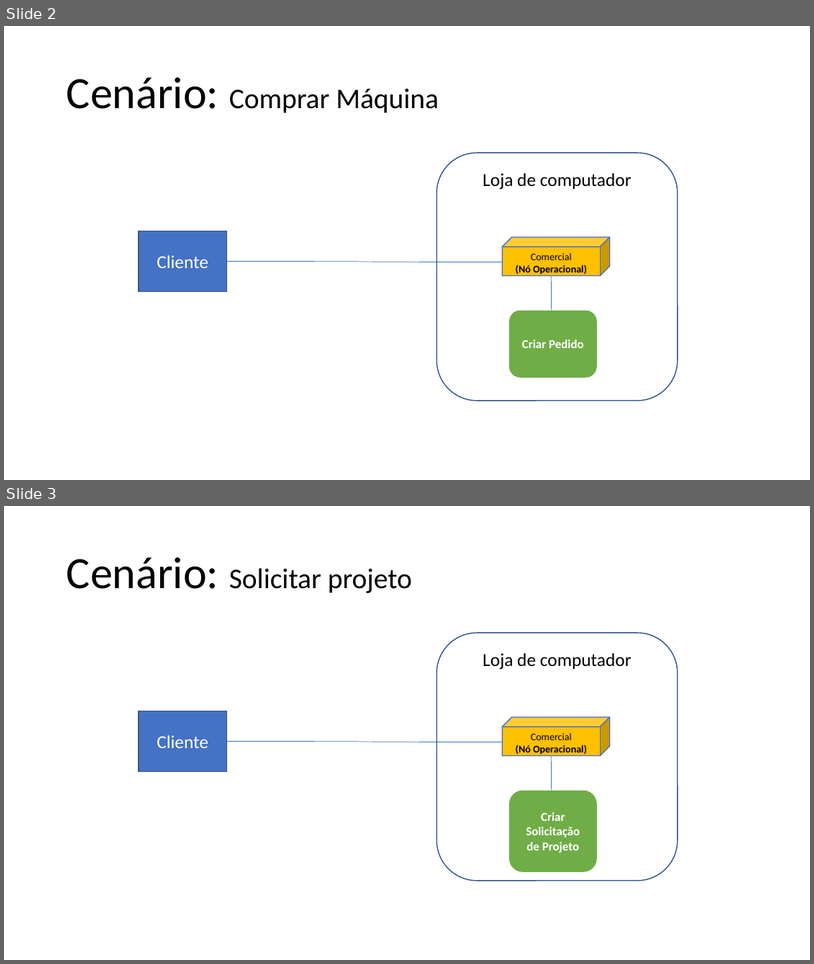
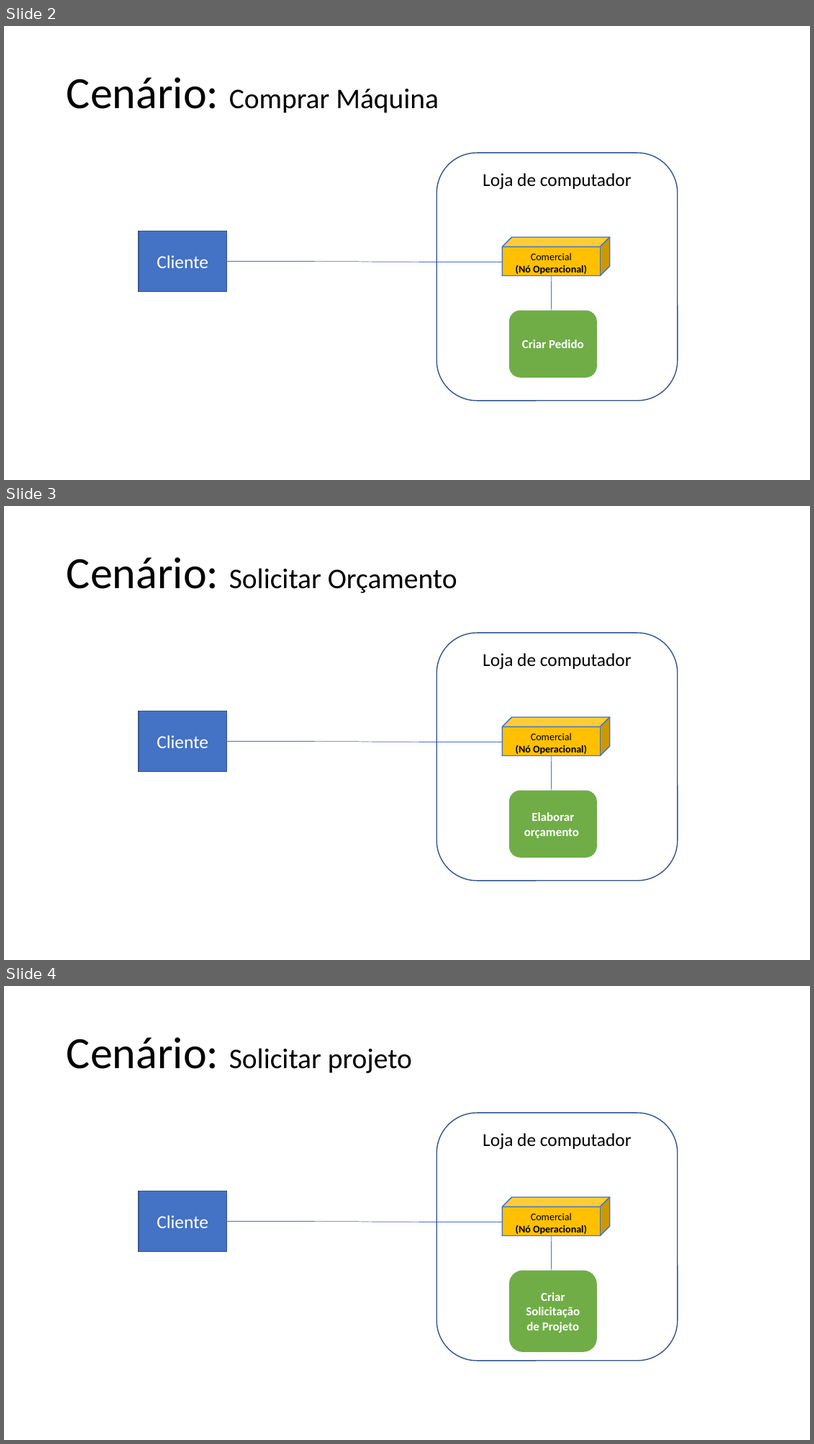
Before and after one commit to lmoraesImpacta/OPE, a slide deck: Artefatos/15-ArquiteturaDeNegocioParaCadaCenario.pptx. Shown one above the other, each under a label of ours: slides 2 and 3 before the commit, slides 2, 3 and 4 after it. The pictures are 814x964 and 814x1444 pixels, drawn with LibreOffice and Linux fonts; fonts in the diff are those of the drawing. Boxes give left, top, right and bottom in pixels: in the first picture for what was removed or moved away, otherwise in the second. Text is boxed around its words. In the diff, an @@ line names an element or a change of style, - is before the commit and + after.

```diff
--- a/Artefatos/15-ArquiteturaDeNegocioParaCadaCenario.pptx
+++ b/Artefatos/15-ArquiteturaDeNegocioParaCadaCenario.pptx
@@ slide 3 added at (4, 506, 810, 960), background #FFFFFF @@
@@ text added at (67, 557, 458, 593), 28 pt, text #000000 @@
+Cenário: Solicitar Orçamento
@@ rounded rectangle added at (437, 633, 678, 880), outline #325490 0.99 pt, 18 pt, text #000000 @@
+Loja de computador
@@ rectangle added at (139, 711, 227, 772), fill #4472C4, outline #325490 0.99 pt, 18 pt, text #FFFFFF @@
+Cliente
@@ cube added at (502, 717, 610, 756), fill #FFC000, outline #4472C4 0.99 pt, 10 pt, text #000000, bold @@
+Comercial
+(Nó Operacional)
@@ curved line added from (227, 741) to (502, 741), #4472C4 0.51 pt @@
@@ line added from (551, 756) to (552, 790), #4472C4 0.51 pt @@
@@ rounded rectangle added at (509, 790, 597, 857), fill #70AD47, 12 pt, text #FFFFFF, bold @@
+Elaborar orçamento
@@ what was slide 3 is now slide 4 @@
```
Also in this commit, not shown: 1 slide changed, 1 other slide added.
